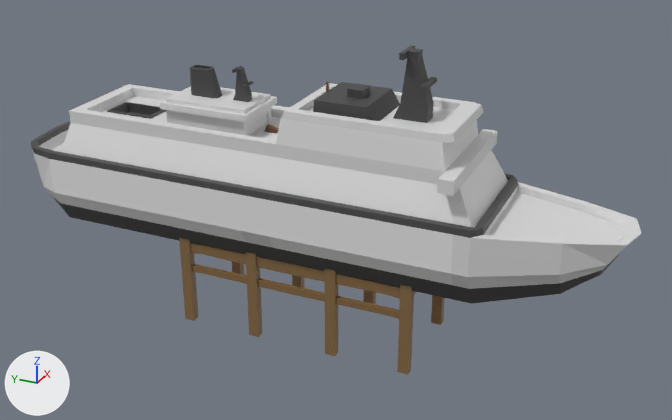
Before and after pictures for a commit that changed the glTF model public/assets/models/boats.glb.
The view is the same before and after, from a camera (50 mm lens) standing at (-24.43, -11.8, 14.12) and looking at (0.05, -0.79, 1.88). Every picture has the same lights, and +X, +Y and +Z are marked at lower left. The older version comes first. Vertices at exactly the same position are counted once.

In view in the first picture: 'boat_ferry__all', 'pier__all' and 1 more.
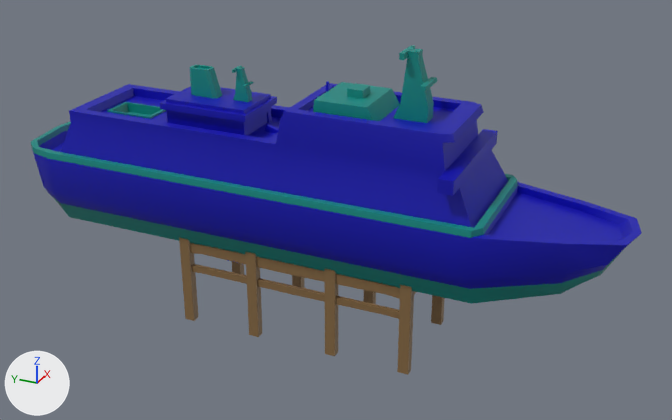
What differs and where, as boxes [x1, y1, x2, y2] in the pictures (672 x 420 px):
```json
{"part": 1, "of": "me_rootnode_004_flat", "change": "recoloured", "before": [31, 45, 618, 304], "after": [31, 45, 618, 304]}
{"part": 2, "of": "me_rootnode_004_flat", "change": "recoloured", "before": [31, 83, 642, 289], "after": [31, 83, 642, 289], "on screen": "light grey to blue"}
```

Scene script edits in JSON lines:
```json
{"block": "me_rootnode_004_flat", "where": "me_rootnode_004_flat.from_pydata(...)  # 428 vertices, 858 faces; spans x -2.2..2.2, y -10.0..10.0, z 0.0..7.3"}
{"block": "me_rootnode_004_flat", "where": "# used by ob_boat_ferry__all; location = (0.0, 0.0, 0.0)"}
{"block": "me_rootnode_004_flat", "change": "me_rootnode_004_flat part 1: 470 faces centred in x -2.2..2.2, y -9.4..9.9, z 0.2..7.3 are repainted in the vertex colours; the middle colour goes from dark grey #464646 to cyan #008981"}
{"block": "me_rootnode_004_flat", "change": "me_rootnode_004_flat part 2: 388 faces centred in x -2.2..2.2, y -9.8..9.8, z 1.4..5.5 are repainted in the vertex colours; the middle colour goes from light grey #dadada to blue #0000ad"}
```
